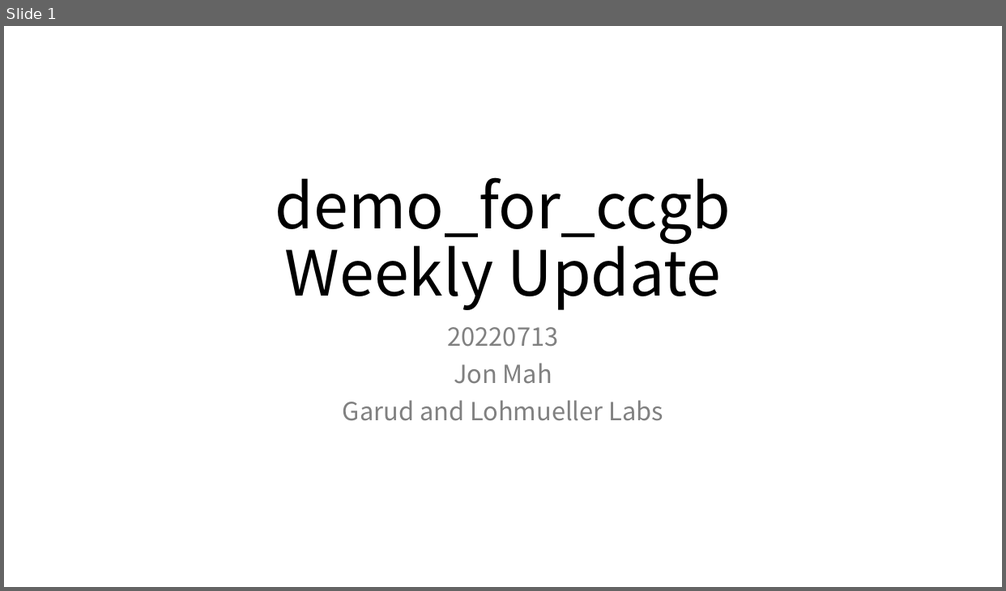
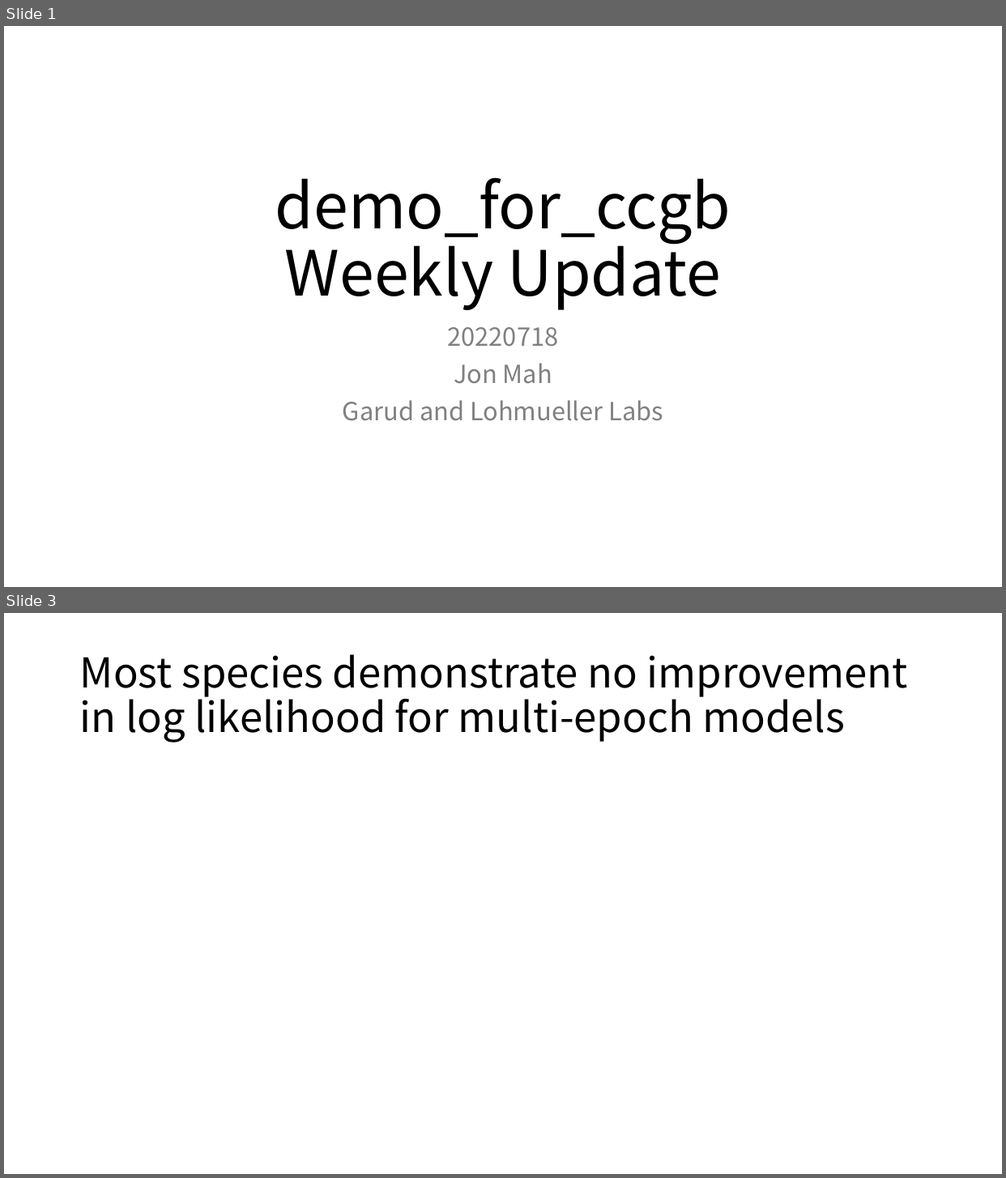
Before and after one commit to jon-mah/demo_for_ccgb, a slide deck: Summary/20220713_microbiome_demographic_slides.pptx. Shown one above the other, each under a label of ours: slide 1 before the commit, slides 1 and 3 after it; the slides between them are not shown. The pictures are 1006x591 and 1006x1178 pixels, drawn with LibreOffice and Linux fonts; fonts in the diff are those of the drawing. Boxes give left, top, right and bottom in pixels: in the first picture for what was removed or moved away, otherwise in the second. Text is boxed around its words. In the diff, an @@ line names an element or a change of style, - is before the commit and + after.

```diff
--- a/Summary/20220713_microbiome_demographic_slides.pptx
+++ b/Summary/20220713_microbiome_demographic_slides.pptx
@@ slide 3 added at <box>4,613,1002,1174</box>, background #FFFFFF @@
@@ title added at <box>80,654,908,743</box>, 39.6 pt, text #000000 @@
+Most species demonstrate no improvement in log likelihood for multi-epoch models
@@ slide 1 changed as well @@
@@ subtitle at <box>448,327,559,347</box>: text changed @@
-20220713
+20220718
```
Also in this commit, not shown: 1 other slide changed, 7 other slides added, 8 slides removed, 14 other files.
